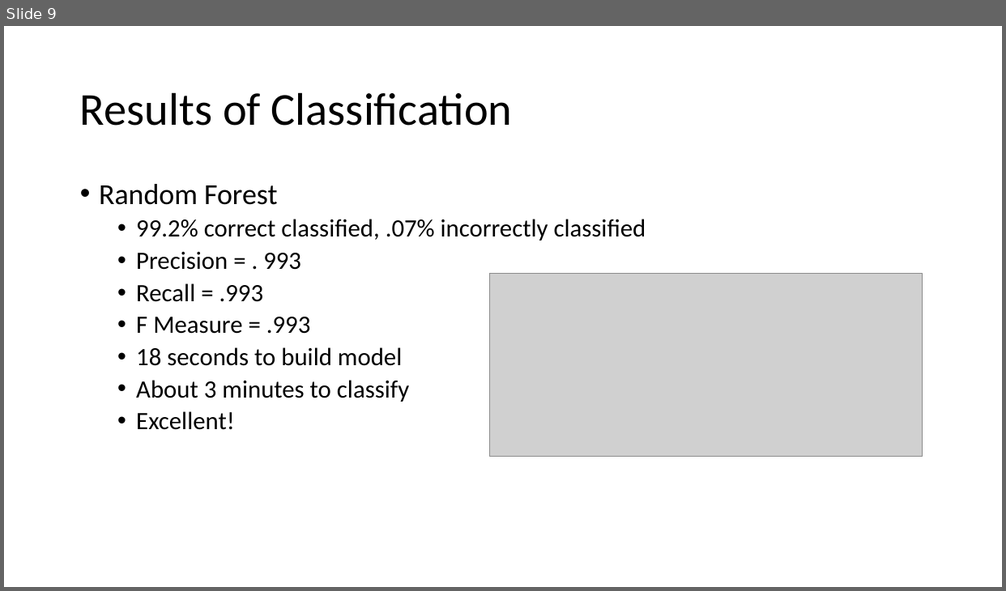
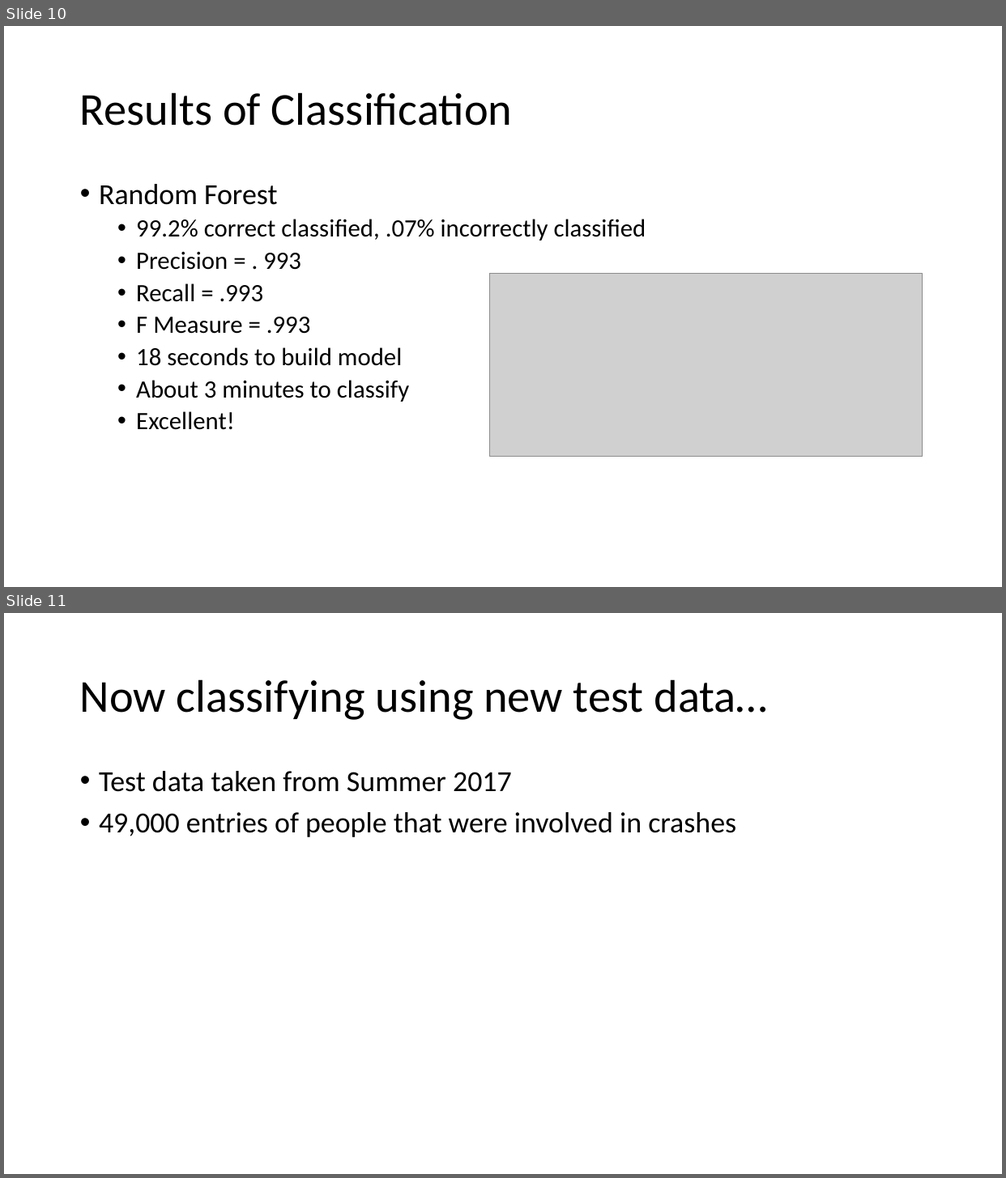
Before and after one commit to ndarwich/Crash-Analysis, a slide deck: Slides/WekaSlides.pptx. Shown one above the other, each under a label of ours: slide 9 before the commit, slides 10 and 11 after it. The pictures are 1006x591 and 1006x1178 pixels, drawn with LibreOffice and Linux fonts; fonts in the diff are those of the drawing; grey boxes stand for pictures. Boxes give left, top, right and bottom in pixels: in the first picture for what was removed or moved away, otherwise in the second. Text is boxed around its words. In the diff, an @@ line names an element or a change of style, - is before the commit and + after.

```diff
--- a/Slides/WekaSlides.pptx
+++ b/Slides/WekaSlides.pptx
@@ slide 11 added at bbox=[4, 613, 1002, 1174], background #FFFFFF @@
@@ title added at bbox=[80, 679, 767, 720], 44 pt, text #000000 @@
+Now classifying using new test data…
@@ text added at bbox=[99, 771, 736, 837], 28 pt, text #000000 @@
+• Test data taken from Summer 2017
+• 49,000 entries of people that were involved in crashes
@@ what was slide 9 is now slide 10 @@
```
Also in this commit, not shown: 2 slides changed, 6 other slides added.
